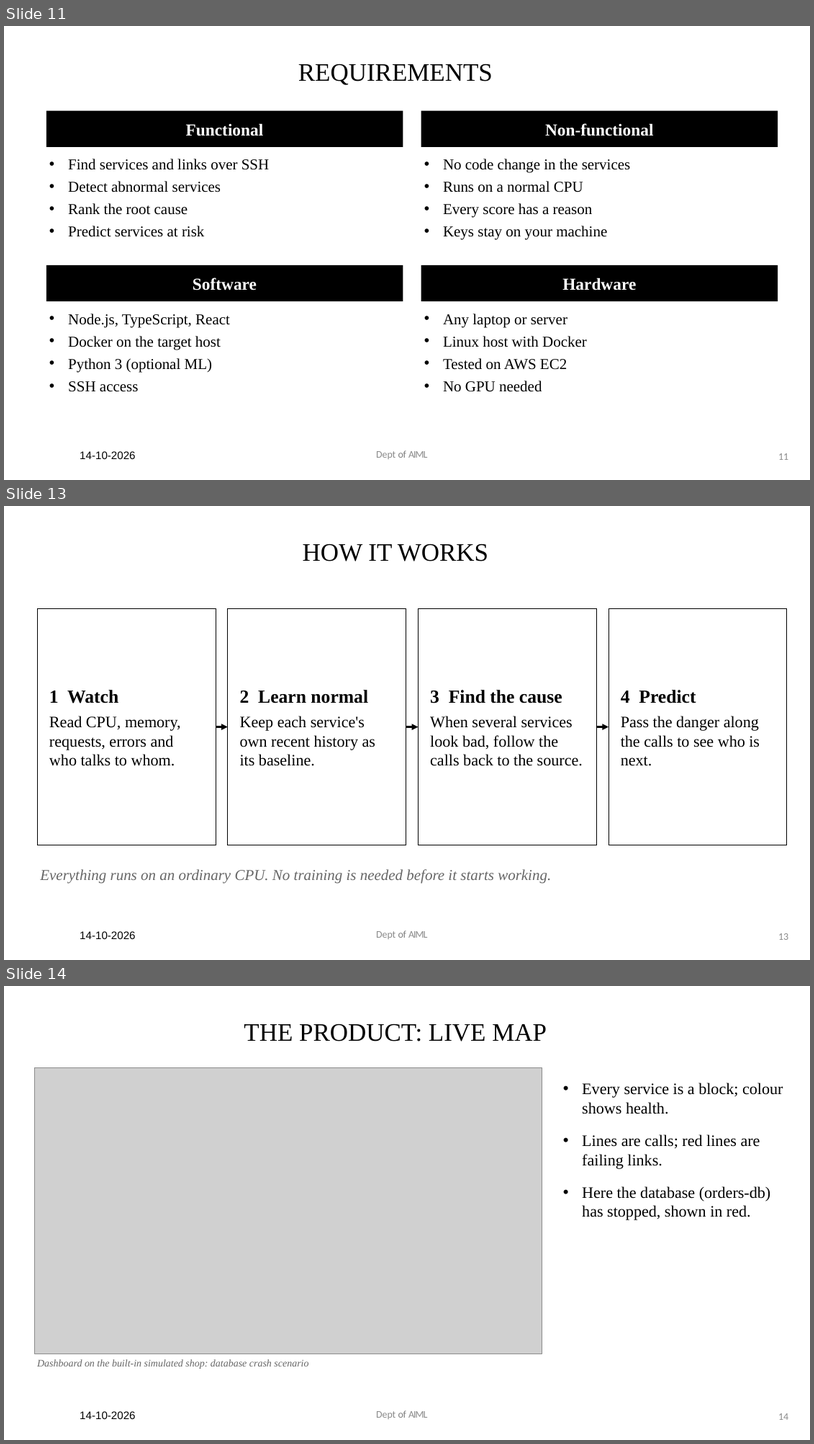
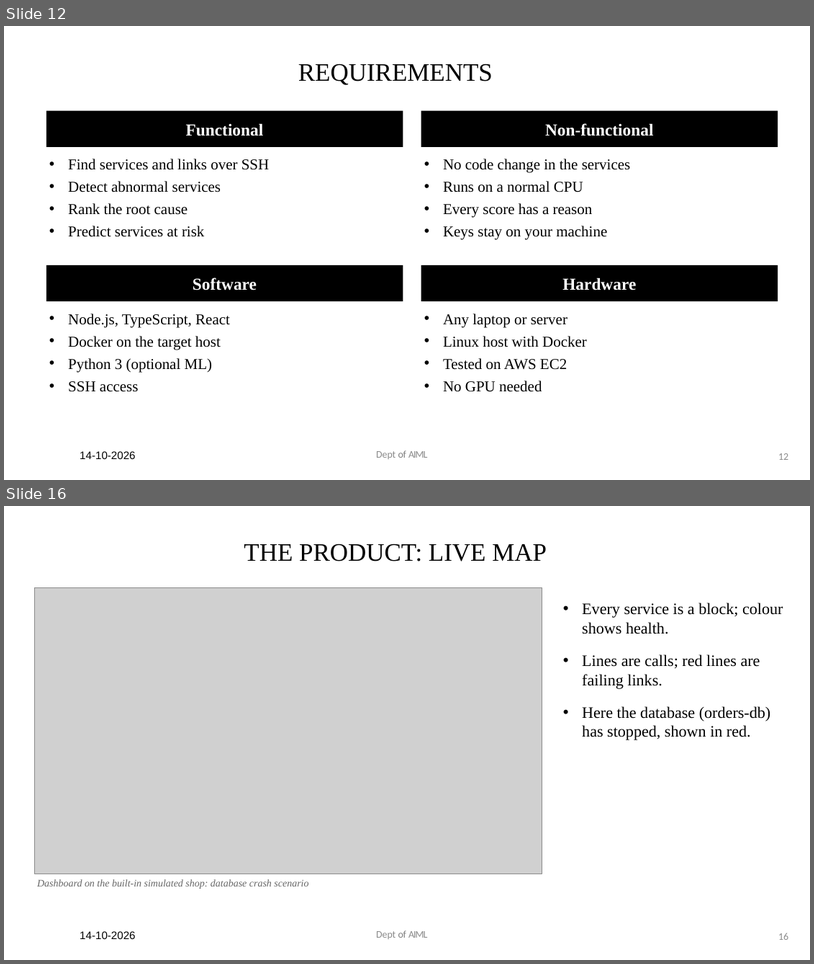
Before and after one commit to Royson-salis-18/microservice-mapper, a slide deck: wiki/Project_Phase_II_presentation.pptx. Shown one above the other, each under a label of ours: slides 11, 13 and 14 before the commit, slides 12 and 16 after it; the slides between them are not shown. The pictures are 814x1444 and 814x964 pixels, drawn with LibreOffice and Linux fonts; fonts in the diff are those of the drawing; grey boxes stand for pictures. Boxes give left, top, right and bottom in pixels: in the first picture for what was removed or moved away, otherwise in the second. Text is boxed around its words. In the diff, an @@ line names an element or a change of style, - is before the commit and + after.

```diff
--- a/wiki/Project_Phase_II_presentation.pptx
+++ b/wiki/Project_Phase_II_presentation.pptx
@@ slide 13 removed at bbox=[4, 506, 810, 960], background #FFFFFF @@
@@ title removed at bbox=[303, 544, 489, 561] @@
-HOW IT WORKS
@@ rectangle removed at bbox=[37, 609, 216, 845] @@
-1 Watch
-Read CPU, memory, requests, errors and who talks to whom.
@@ rectangle removed at bbox=[228, 609, 406, 845] @@
-2 Learn normal
-Keep each service's own recent history as its baseline.
@@ rectangle removed at bbox=[419, 609, 597, 845] @@
-3 Find the cause
-When several services look bad, follow the calls back to the source.
@@ rectangle removed at bbox=[609, 609, 787, 845] @@
-4 Predict
-Pass the danger along the calls to see who is next.
@@ arrow removed from (216, 727) to (228, 727) @@
@@ arrow removed from (406, 727) to (419, 727) @@
@@ arrow removed from (597, 727) to (609, 727) @@
@@ text removed at bbox=[40, 869, 551, 883] @@
-Everything runs on an ordinary CPU. No training is needed before it starts working.
@@ text removed at bbox=[80, 931, 135, 939] @@
-14-10-2026
@@ text removed at bbox=[376, 930, 427, 939] @@
-Dept of AIML
@@ page number removed at bbox=[779, 933, 789, 939] @@
-13
@@ what was slide 11 is now slide 12 @@
@@ page number at bbox=[779, 453, 789, 459]: text changed @@
-11
+12
@@ what was slide 14 is now slide 16 @@
@@ page number at bbox=[779, 932, 789, 939]: text changed @@
-14
+16
```
Also in this commit, not shown: 6 slides changed, 5 slides added, 1 other slide removed.
